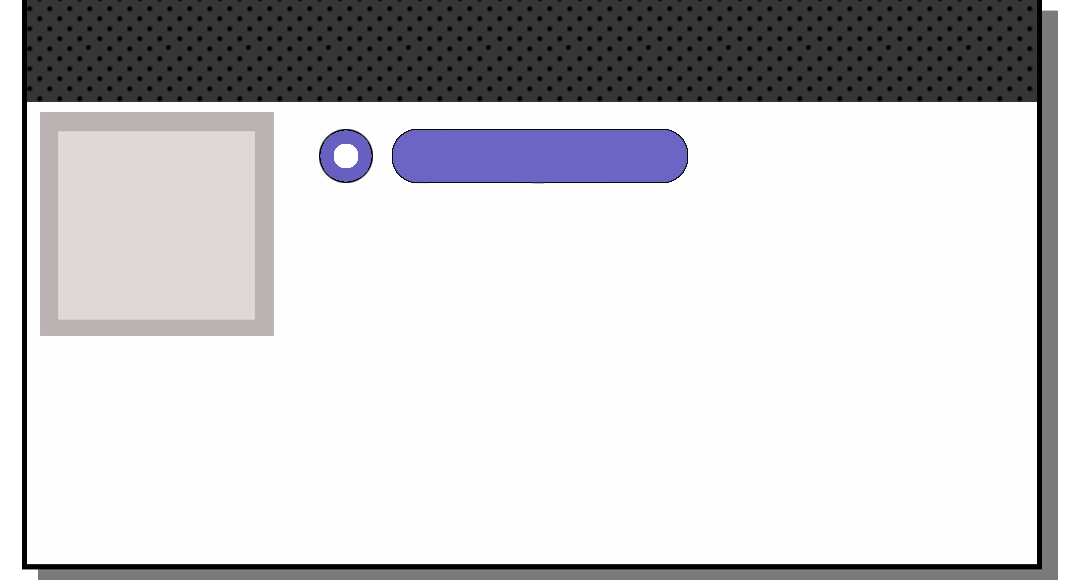
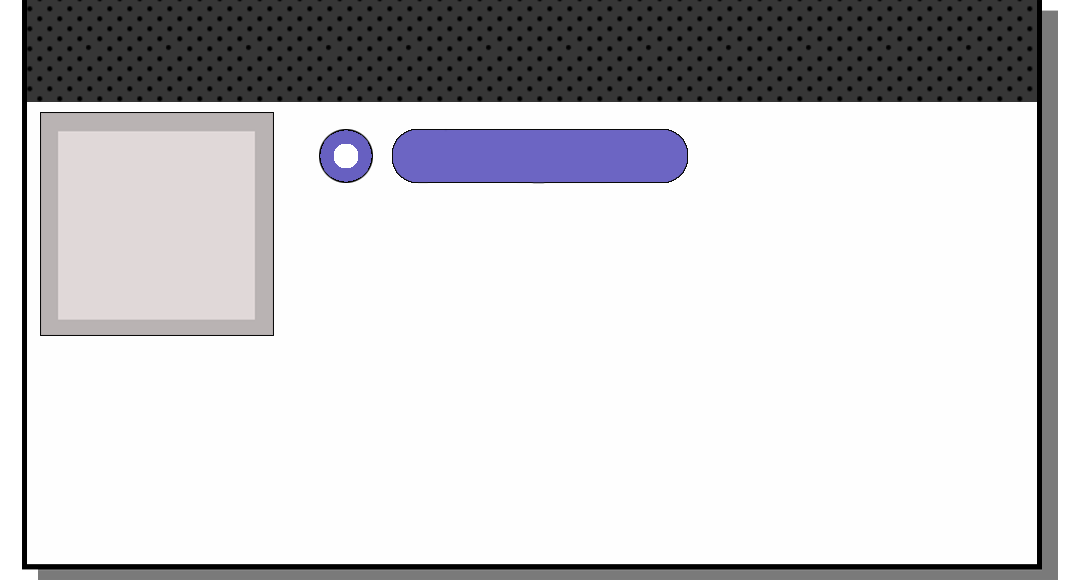
The second 1080 x 580 image is a revision of the first. Changes to its layers:
pixels changed over [40, 112, 274, 336] (layer not identified)
